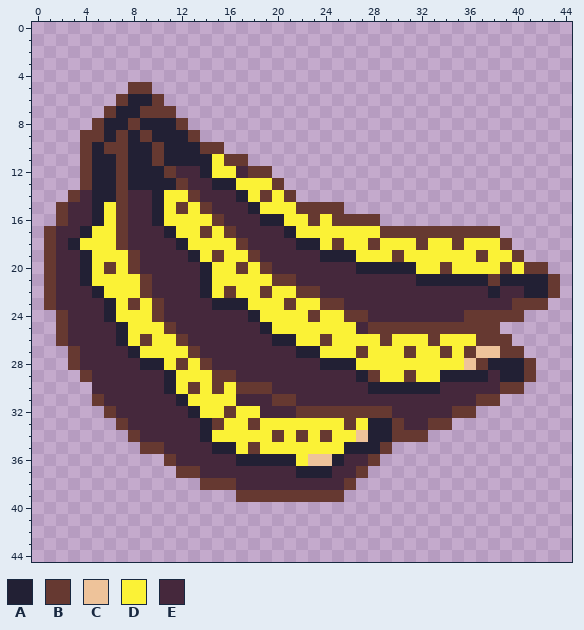
Pixel-art file: ase/gob_banana_rotten.ase. Above is the file before it was changed.
45x45 pixels, 1 frame.
Palette (. is transparent): A #222034  B #663931  C #eec39a  D #fbf236  E #45283c
Once edited:
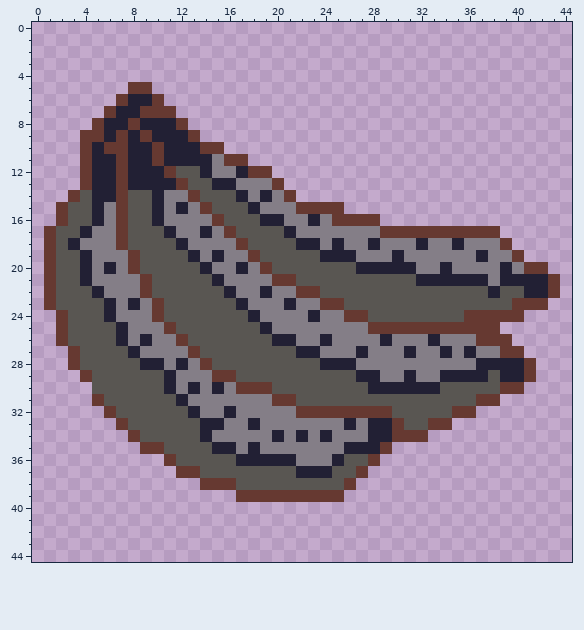
From the commit log: Updated rotten banana art to match the rest
Changes in this commit:
colour D: #fbf236 -> #847e87
colour E: #45283c -> #595652
Layer "Layer 1 Copy #2":
y 12: x 17 E -> A
y 14: x 19 B -> A
y 15: x 12 B -> A
y 16: x 23 B -> A
y 17: x 14 B -> A
y 18: x 25 B -> A; x 28 B -> A; x 32 B -> A; x 35 B -> A
y 19: x 15 B -> A; x 30 B -> A; x 37 B -> A
y 20: x 6 B -> A; x 17 B -> A; x 34 B -> A; x 39 B -> A
y 21: x 14..15 AD -> EA; x 38 B -> D
y 22: x 14..16 ADB -> EEA; x 19 B -> A
y 23: x 8 B -> A; x 15..16 AA -> EE; x 21 B -> A
y 24: x 23 B -> A
y 25: x 27 E -> D
y 26: x 9 B -> A; x 24 B -> A; x 29 B -> A; x 33 B -> A
y 27: x 27 B -> A; x 31 B -> A; x 34 B -> A; x 36..38 BCC -> ADD
y 28: x 12 B -> A; x 36..37 CB -> DA
y 29: x 28 B -> A; x 31 B -> A
y 30: x 13 B -> A; x 15 B -> A
y 31: x 17..19 EEE -> DDD
y 32: x 16 B -> A; x 19..21 EEE -> DDD
y 33: x 15 B -> A; x 18 B -> A; x 26 B -> A
y 34: x 20 B -> A; x 22 B -> A; x 24 B -> A; x 27 C -> D
y 35: x 18 B -> A
y 36: x 23..24 CC -> DD
Where, in picture pixels (left, top, right, bottom), the same in both pictures:
changed: (56, 154, 524, 490)
